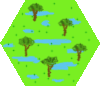
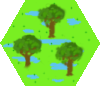
Revision of a layered 100x86 image; what changed, layer by layer:
painted on "Vegetation" over [10, 2, 88, 80]
